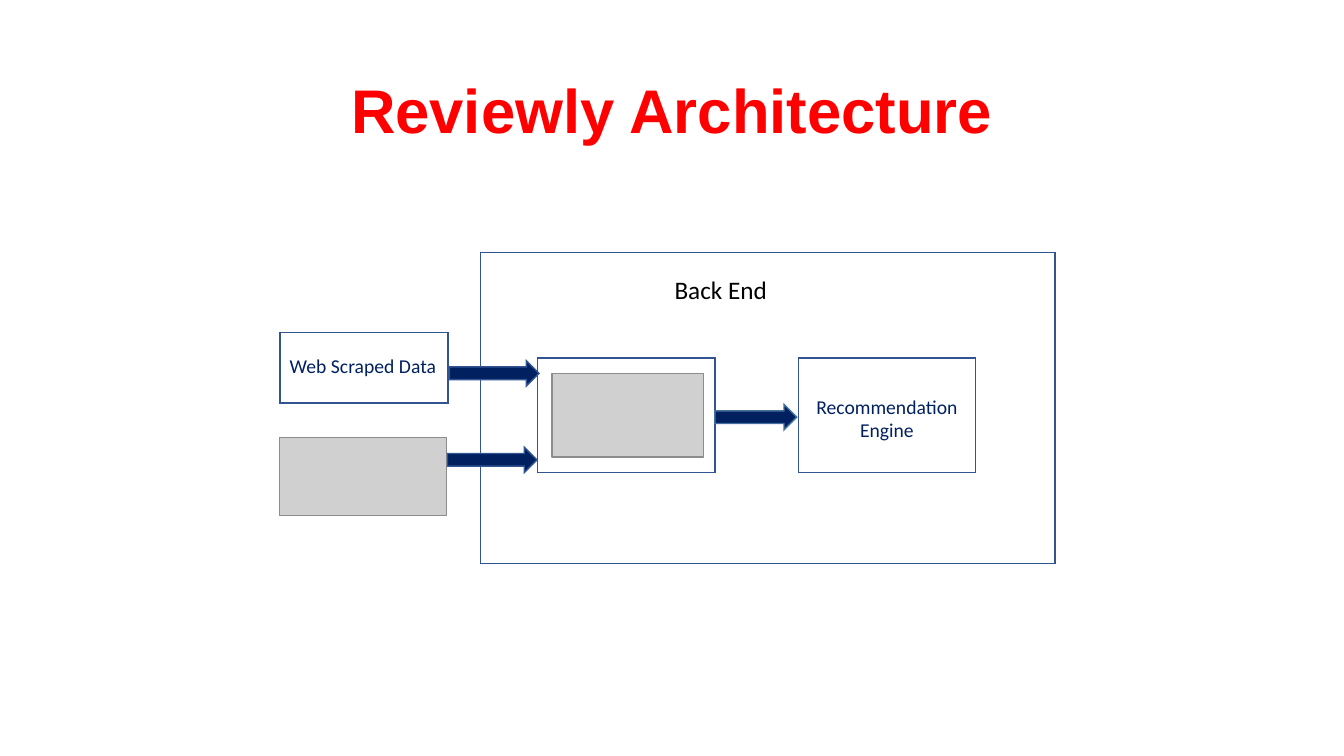
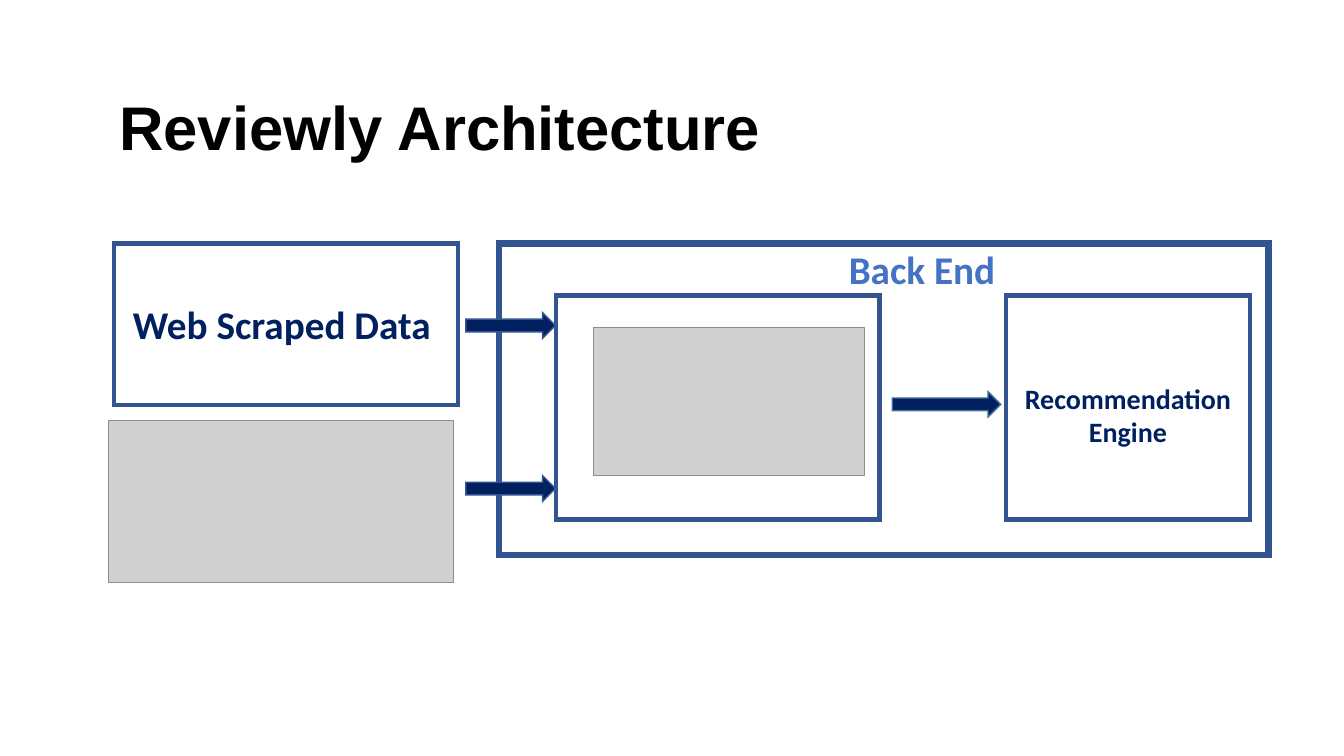
Before and after one commit to methoddatascience/Libra, a slide deck: slide 5 of reviewly/reviewly_libra.pptx (slide 2 before the commit). Drawn at 1344x756 pixels with LibreOffice and Linux fonts; fonts in the diff are those of the drawing; grey boxes stand for pictures; background and template pictures are left out. Boxes give left, top, right and bottom in pixels: in the first picture for what was removed or moved away, otherwise in the second. Text is boxed around its words. In the diff, an @@ line names an element or a change of style, - is before the commit and + after.

```diff
--- a/reviewly/reviewly_libra.pptx
+++ b/reviewly/reviewly_libra.pptx
@@ text "Reviewly Architecture": place and size @@
-text "Reviewly Architecture" at box(351, 88, 992, 145)
+text "Reviewly Architecture" at box(119, 105, 761, 161)
@@ text "Reviewly Architecture" at box(119, 105, 761, 161): text colour #FF0000 to #000000; alignment centre to left @@
@@ rectangle: place and size @@
-rectangle at box(280, 333, 449, 403)
+rectangle at box(114, 244, 459, 405)
@@ rectangle: place and size @@
-rectangle at box(481, 252, 1056, 564)
+rectangle at box(499, 244, 1268, 556)
@@ rectangle at box(499, 244, 1268, 556): outline #325491 1 pt to #325491 4.5 pt @@
@@ text "Back End": place and size @@
-text "Back End" at box(675, 281, 767, 300)
+text "Back End" at box(849, 256, 995, 295)
@@ text "Back End" at box(849, 256, 995, 295): size 18 to 28 pt, text colour #000000 to #4472C4, bold on @@
@@ text "Web Scraped Data": place and size @@
-text "Web Scraped Data" at box(290, 359, 436, 376)
+text "Web Scraped Data" at box(133, 311, 430, 345)
@@ text "Web Scraped Data" at box(133, 311, 430, 345): size 14 to 28 pt, bold on @@
@@ rectangle: place and size @@
-rectangle at box(537, 358, 715, 472)
+rectangle at box(557, 295, 880, 519)
@@ outline #325491 1 pt to #325491 3 pt in 3 elements at box(557, 295, 880, 519), box(114, 244, 459, 405), box(1006, 295, 1250, 519) @@
@@ rectangle: place and size @@
-rectangle at box(799, 358, 976, 472)
+rectangle at box(1006, 295, 1250, 519)
@@ right arrow: place and size @@
-right arrow at box(450, 361, 539, 386)
+right arrow at box(466, 313, 556, 338)
@@ picture: place and size @@
-picture at box(553, 374, 705, 458)
+picture at box(594, 328, 865, 477)
@@ text "Recommendation Engine": place and size @@
-text "Recommendation Engine" at box(816, 400, 957, 441)
+text "Recommendation Engine" at box(1025, 389, 1231, 447)
@@ text "Recommendation Engine" at box(1025, 389, 1231, 447): size 14 to 20 pt, bold on @@
@@ right arrow: place and size @@
-right arrow at box(715, 404, 797, 430)
+right arrow at box(892, 392, 1001, 417)
@@ picture: place and size @@
-picture at box(280, 438, 448, 516)
+picture at box(109, 420, 453, 582)
@@ right arrow: place and size @@
-right arrow at box(448, 448, 537, 473)
+right arrow at box(466, 476, 556, 501)
```
Also in this commit, not shown: 7 other slides changed, 9 slides added, 1 slide removed.
